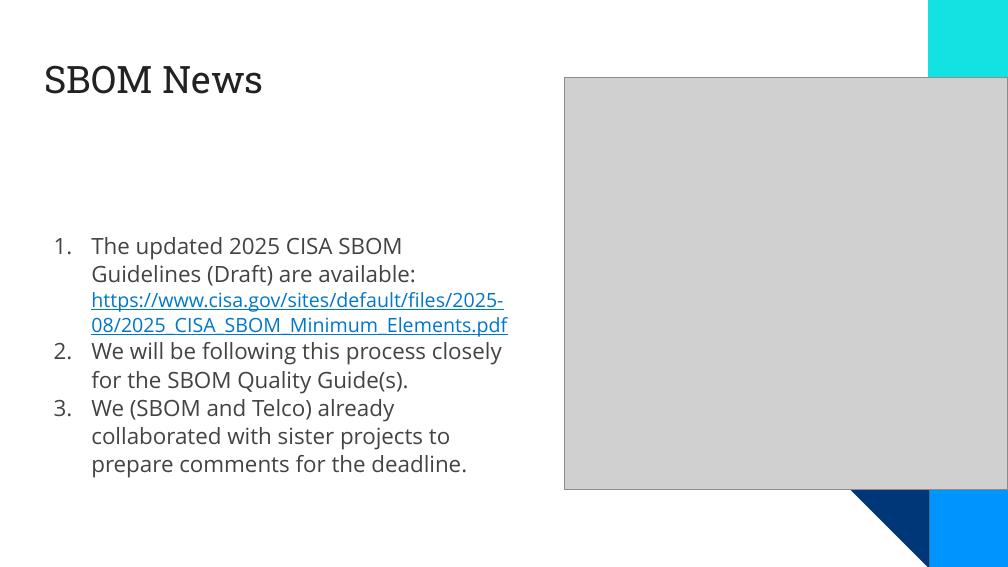
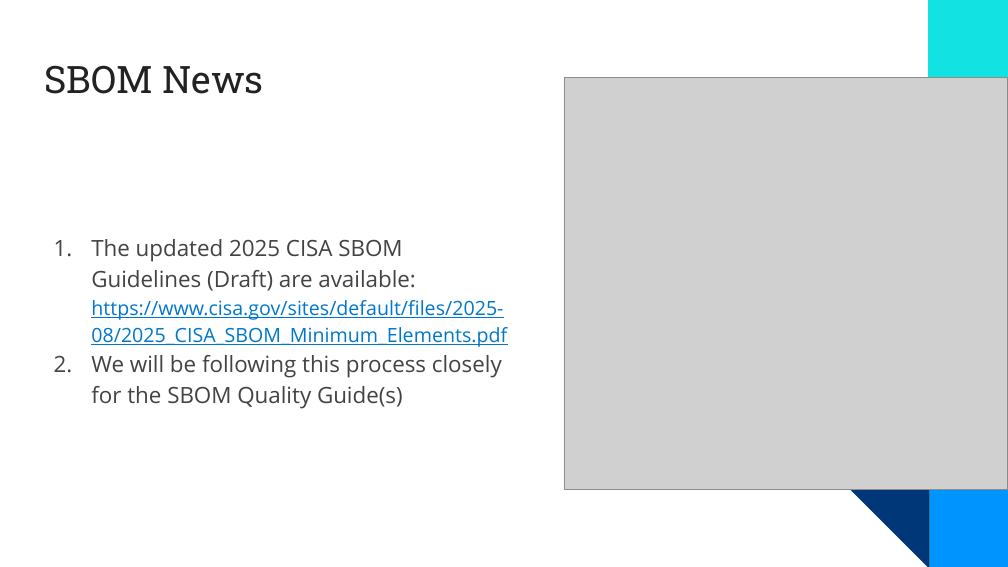
Before and after one commit to OpenChain-Project/Meeting-Slides, a slide deck: slide 6 of 2025/specification-education-monthly/2025-10-Europe-NA.pptx. Drawn at 1008x567 pixels with LibreOffice and Linux fonts; fonts in the diff are those of the drawing; grey boxes stand for pictures; background and template pictures are left out. Boxes give left, top, right and bottom in pixels: in the first picture for what was removed or moved away, otherwise in the second. Text is boxed around its words. In the diff, an @@ line names an element or a change of style, - is before the commit and + after.

```diff
--- a/2025/specification-education-monthly/2025-10-Europe-NA.pptx
+++ b/2025/specification-education-monthly/2025-10-Europe-NA.pptx
@@ text at <box>91,239,507,347</box>: line spacing 1.05 to 1.15 @@
@@ text at <box>91,355,502,409</box>: text changed @@
-2. We will be following this process closely for the SBOM Quality Guide(s).
-3. We (SBOM and Telco) already collaborated with sister projects to prepare comments for the deadline.
+2. We will be following this process closely for the SBOM Quality Guide(s)
```
Also in this commit, not shown: 6 other slides changed, 1 other file.
